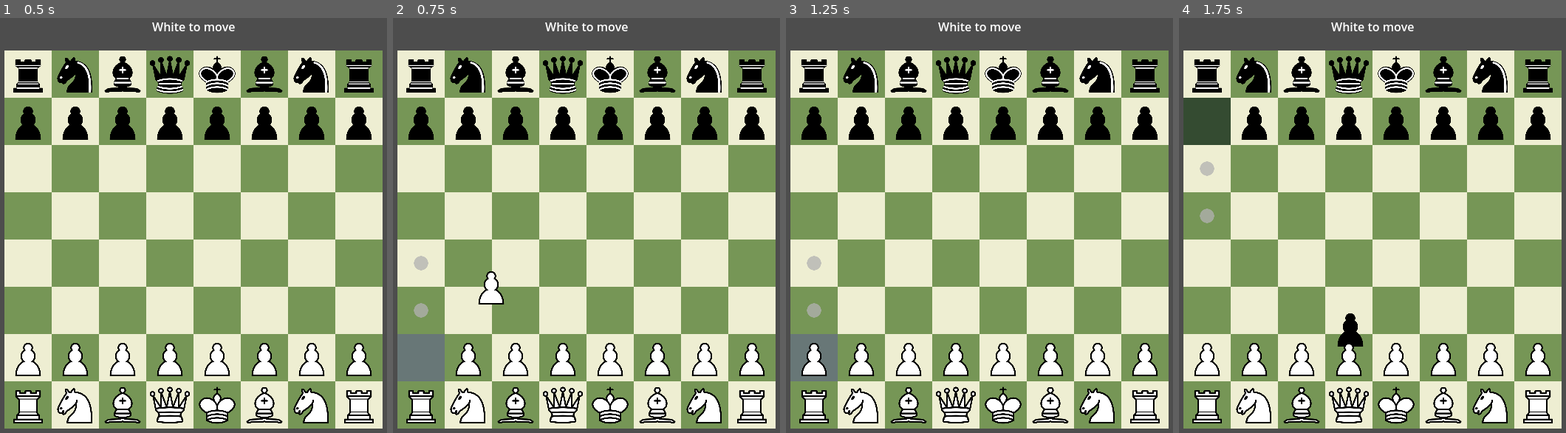
Above: before the commit, frames 1-4 (left to right).
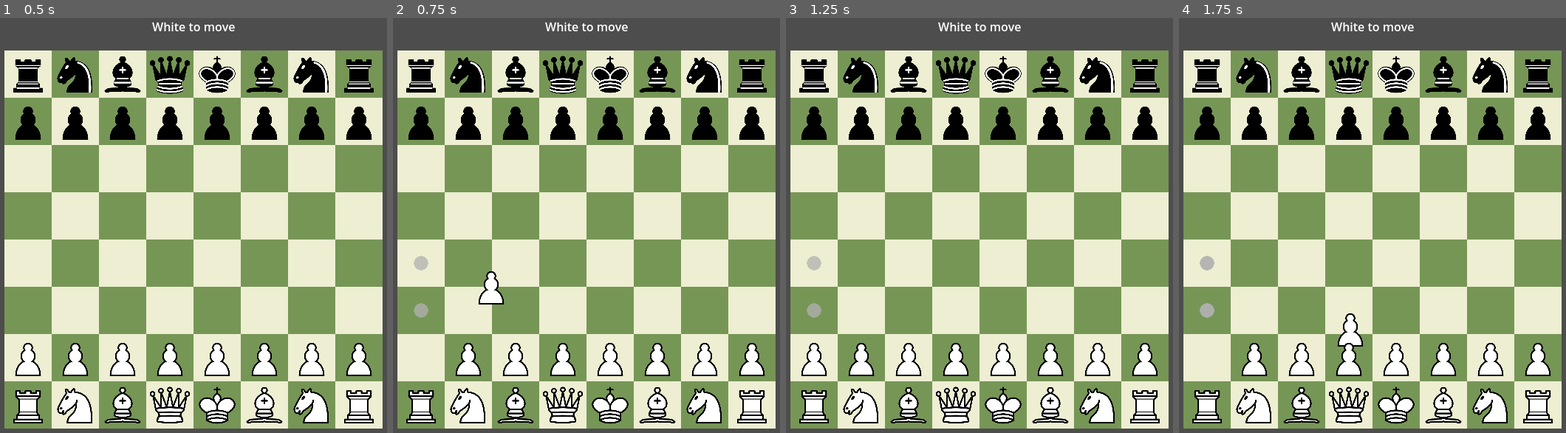
Above: after the commit, the same moments.

Repository: Lizard-Brain-Labs/chess-game
Game: Godot game, scene res://scenes/main.tscn
The game is run twice, just before and just after one commit, with the same random seed, the same clock (stepped at 60 frames per second) and the same inputs.
Inputs (mouse positions are in pixels of both pictures, inside the frame that each line leads up to):
- Up to frame 1 (0.5 s): no input
- Up to frame 2 (0.75 s): tap Enter at 0.5 s; drag from (420, 358) to (629, 142) at 0.52 s
- Up to frame 3 (1.25 s): no input
- Up to frame 4 (1.75 s): drag from (1206, 121) to (1349, 329) at 1.27 s

Frame 1 is identical in both runs. In frame 2, 1.4% of the frame differs, in the area x 1-14%, y 76-88%; in frame 3, 1.1%; in frame 4, 2.4%, in the area x 1-48%, y 19-87%.

Commit message:
Add en passant, refactor piece data as enums, make square root node control node

Diff:
--- a/classes/BoardState.gd
+++ b/classes/BoardState.gd
@@ -32,4 +32,6 @@
 
 		var piece_pos = piece.square.cell
 		state.grid[piece_pos.x][piece_pos.y] = piece
+		# If needed, clone piece data here instead of referencing the scene instance
+		# e.g., {"uid": piece.get_instance_id(), "type": piece.type, "color": piece.color, ...}
 	return state
--- a/classes/Move.gd
+++ b/classes/Move.gd
@@ -6,7 +6,7 @@
 var piece: Piece
 var captured_piece: Piece
 var castle: Move # A secondary move for castling (rook move)
-var is_en_passant: bool
+var en_passant_eligible: bool
 var promotion_type: String
 
 func _init(
@@ -14,7 +14,7 @@
     mv_to: Vector2i,
     mv_captured_piece: Piece = null,
     mv_castle: Move = null,
-    mv_is_en_passant: bool = false,
+    mv_enables_en_passant: bool = false,
     mv_promotion_type: String = "",
 ):
     self.from = mv_piece.square.cell
@@ -22,5 +22,5 @@
     self.piece = mv_piece
     self.captured_piece = mv_captured_piece
     self.castle = mv_castle
-    self.is_en_passant = mv_is_en_passant
+    self.en_passant_eligible = mv_enables_en_passant
     self.promotion_type = mv_promotion_type
--- a/classes/Piece.gd
+++ b/classes/Piece.gd
@@ -2,11 +2,14 @@
 # Represents a chess piece on the board
 
 signal piece_clicked(piece: Piece)
+enum colors { WHITE, BLACK }
+enum types { PAWN, KNIGHT, BISHOP, ROOK, QUEEN, KING }
 
-@export var type: String
-@export var color: String
+@export var type: types
+@export var color: colors
 var square: Square
 var has_moved: bool = false
+var can_en_passant: bool = false
 
 # Convenience constants oriented the correct direction for Y up
 const UP = Vector2i.LEFT
--- a/classes/Square.gd
+++ b/classes/Square.gd
@@ -1,3 +1,14 @@
-class_name Square extends ColorRect
+class_name Square extends Control
 
 var cell: Vector2i
+
+func _init(set_cell: Vector2i, sq_size: int, sq_color: Color) -> void:
+    cell = set_cell
+    name = "%s%d" % [char(cell.y + 97), 8 - cell.x]
+    size = Vector2(sq_size, sq_size)
+    var rect = ColorRect.new()
+    rect.color = sq_color
+    rect.size = Vector2(sq_size, sq_size)
+    add_child(rect)
+
+# now we can use mouse enter/exit signals on squares to easily handle deselecting pieces
--- a/pieces/bishop_black.tscn
+++ b/pieces/bishop_black.tscn
@@ -1,7 +1,7 @@
 [gd_scene load_steps=3 format=3 uid="uid://ogerbx64p5yp"]
 
 [ext_resource type="Texture2D" uid="uid://djv1klxfaq4lq" path="res://resources/Chess_bdt45.svg" id="1_axanw"]
-[ext_resource type="Script" uid="uid://b7pl2wao320wx" path="res://scripts/piece.gd" id="2_af4nc"]
+[ext_resource type="Script" uid="uid://b7pl2wao320wx" path="res://classes/Piece.gd" id="2_af4nc"]
 
 [node name="BishopBlack" type="Control"]
 layout_mode = 3
@@ -11,8 +11,8 @@
 offset_right = 32.0
 offset_bottom = 32.0
 script = ExtResource("2_af4nc")
-type = "bishop"
-color = "black"
+type = 2
+color = 1
 
 [node name="Sprite2D" type="Sprite2D" parent="."]
 position = Vector2(32, 32)
--- a/pieces/bishop_white.tscn
+++ b/pieces/bishop_white.tscn
@@ -1,7 +1,7 @@
 [gd_scene load_steps=3 format=3 uid="uid://c4duy5aivihrm"]
 
 [ext_resource type="Texture2D" uid="uid://tormev7scpo7" path="res://resources/Chess_blt45.svg" id="1_6siiq"]
-[ext_resource type="Script" uid="uid://b7pl2wao320wx" path="res://scripts/piece.gd" id="1_a3jxy"]
+[ext_resource type="Script" uid="uid://b7pl2wao320wx" path="res://classes/Piece.gd" id="1_a3jxy"]
 
 [node name="BishopWhite" type="Control"]
 layout_mode = 3
@@ -9,8 +9,7 @@
 offset_right = 64.0
 offset_bottom = 64.0
 script = ExtResource("1_a3jxy")
-type = "bishop"
-color = "white"
+type = 2
 
 [node name="Sprite2D" type="Sprite2D" parent="."]
 position = Vector2(32, 32)
--- a/pieces/king_black.tscn
+++ b/pieces/king_black.tscn
@@ -1,6 +1,6 @@
 [gd_scene load_steps=3 format=3 uid="uid://b5e3msofqelex"]
 
-[ext_resource type="Script" uid="uid://b7pl2wao320wx" path="res://scripts/piece.gd" id="1_h0ru5"]
+[ext_resource type="Script" uid="uid://b7pl2wao320wx" path="res://classes/Piece.gd" id="1_h0ru5"]
 [ext_resource type="Texture2D" uid="uid://dwkkm4hbixjiu" path="res://resources/Chess_kdt45.svg" id="1_wjufy"]
 
 [node name="KingBlack" type="Control"]
@@ -9,8 +9,8 @@
 offset_right = 64.0
 offset_bottom = 64.0
 script = ExtResource("1_h0ru5")
-type = "king"
-color = "black"
+type = 5
+color = 1
 
 [node name="Sprite2D" type="Sprite2D" parent="."]
 position = Vector2(32, 32)
--- a/pieces/king_white.tscn
+++ b/pieces/king_white.tscn
@@ -1,7 +1,7 @@
 [gd_scene load_steps=3 format=3 uid="uid://dx6lyr1qpndfi"]
 
 [ext_resource type="Texture2D" uid="uid://cnboff7w0ign7" path="res://resources/Chess_klt45.svg" id="1_uu3d1"]
-[ext_resource type="Script" uid="uid://b7pl2wao320wx" path="res://scripts/piece.gd" id="1_wn7e7"]
+[ext_resource type="Script" uid="uid://b7pl2wao320wx" path="res://classes/Piece.gd" id="1_wn7e7"]
 
 [node name="KingWhite" type="Control"]
 layout_mode = 3
@@ -9,8 +9,7 @@
 offset_right = 64.0
 offset_bottom = 64.0
 script = ExtResource("1_wn7e7")
-type = "king"
-color = "white"
+type = 5
 
 [node name="Sprite2D" type="Sprite2D" parent="."]
 position = Vector2(32, 32)
--- a/pieces/knight_black.tscn
+++ b/pieces/knight_black.tscn
@@ -1,7 +1,7 @@
 [gd_scene load_steps=3 format=3 uid="uid://da41tfirvbps7"]
 
 [ext_resource type="Texture2D" uid="uid://c3vieb8x61iad" path="res://resources/Chess_ndt45.svg" id="1_4tpnu"]
-[ext_resource type="Script" uid="uid://b7pl2wao320wx" path="res://scripts/piece.gd" id="1_lya7y"]
+[ext_resource type="Script" uid="uid://b7pl2wao320wx" path="res://classes/Piece.gd" id="1_lya7y"]
 
 [node name="KnightBlack" type="Control"]
 layout_mode = 3
@@ -9,8 +9,8 @@
 offset_right = 64.0
 offset_bottom = 64.0
 script = ExtResource("1_lya7y")
-type = "knight"
-color = "black"
+type = 1
+color = 1
 
 [node name="Sprite2D" type="Sprite2D" parent="."]
 position = Vector2(32, 32)
--- a/pieces/knight_white.tscn
+++ b/pieces/knight_white.tscn
@@ -1,6 +1,6 @@
 [gd_scene load_steps=3 format=3 uid="uid://beofx00i06a74"]
 
-[ext_resource type="Script" uid="uid://b7pl2wao320wx" path="res://scripts/piece.gd" id="1_iepny"]
+[ext_resource type="Script" uid="uid://b7pl2wao320wx" path="res://classes/Piece.gd" id="1_iepny"]
 [ext_resource type="Texture2D" uid="uid://do4lhl0k1th2w" path="res://resources/Chess_nlt45.svg" id="1_sysm8"]
 
 [node name="KnightWhite" type="Control"]
@@ -9,8 +9,7 @@
 offset_right = 64.0
 offset_bottom = 64.0
 script = ExtResource("1_iepny")
-type = "knight"
-color = "white"
+type = 2
 
 [node name="Sprite2D" type="Sprite2D" parent="."]
 position = Vector2(32, 32)
--- a/pieces/pawn_black.tscn
+++ b/pieces/pawn_black.tscn
@@ -1,7 +1,7 @@
 [gd_scene load_steps=3 format=3 uid="uid://ijya48bsldap"]
 
 [ext_resource type="Texture2D" uid="uid://cdxlrmc81mwd2" path="res://resources/Chess_pdt45.svg" id="1_78emf"]
-[ext_resource type="Script" uid="uid://b7pl2wao320wx" path="res://scripts/piece.gd" id="1_adrxs"]
+[ext_resource type="Script" uid="uid://b7pl2wao320wx" path="res://classes/Piece.gd" id="1_adrxs"]
 
 [node name="PawnBlack" type="Control"]
 layout_mode = 3
@@ -10,7 +10,7 @@
 offset_bottom = 64.0
 script = ExtResource("1_adrxs")
 type = "pawn"
-color = "black"
+color = 1
 
 [node name="Sprite2D" type="Sprite2D" parent="."]
 position = Vector2(32, 32)
--- a/pieces/queen_black.tscn
+++ b/pieces/queen_black.tscn
@@ -1,6 +1,6 @@
 [gd_scene load_steps=3 format=3 uid="uid://d1652qfks4m4n"]
 
-[ext_resource type="Script" uid="uid://b7pl2wao320wx" path="res://scripts/piece.gd" id="1_44ksp"]
+[ext_resource type="Script" uid="uid://b7pl2wao320wx" path="res://classes/Piece.gd" id="1_44ksp"]
 [ext_resource type="Texture2D" uid="uid://0y4xt7rninkt" path="res://resources/Chess_qdt45.svg" id="1_j234a"]
 
 [node name="QueenBlack" type="Control"]
@@ -9,8 +9,8 @@
 offset_right = 64.0
 offset_bottom = 64.0
 script = ExtResource("1_44ksp")
-type = "queen"
-color = "black"
+type = 4
+color = 1
 
 [node name="Sprite2D" type="Sprite2D" parent="."]
 position = Vector2(32, 32)
--- a/pieces/queen_white.tscn
+++ b/pieces/queen_white.tscn
@@ -9,8 +9,7 @@
 offset_right = 64.0
 offset_bottom = 64.0
 script = ExtResource("1_ko3rm")
-type = "queen"
-color = "white"
+type = 4
 
 [node name="Sprite2D" type="Sprite2D" parent="."]
 position = Vector2(32, 32)
--- a/pieces/rook_black.tscn
+++ b/pieces/rook_black.tscn
@@ -1,6 +1,6 @@
 [gd_scene load_steps=3 format=3 uid="uid://cipka3vfcg08s"]
 
-[ext_resource type="Script" uid="uid://b7pl2wao320wx" path="res://scripts/piece.gd" id="1_7pqbu"]
+[ext_resource type="Script" uid="uid://b7pl2wao320wx" path="res://classes/Piece.gd" id="1_7pqbu"]
 [ext_resource type="Texture2D" uid="uid://djup3bo4j865r" path="res://resources/Chess_rdt45.svg" id="1_c7s38"]
 
 [node name="RookBlack" type="Control"]
@@ -9,8 +9,8 @@
 offset_right = 64.0
 offset_bottom = 64.0
 script = ExtResource("1_7pqbu")
-type = "rook"
-color = "black"
+type = 3
+color = 1
 
 [node name="Sprite2D" type="Sprite2D" parent="."]
 position = Vector2(32, 32)
--- a/pieces/rook_white.tscn
+++ b/pieces/rook_white.tscn
@@ -1,7 +1,7 @@
 [gd_scene load_steps=3 format=3 uid="uid://qeftsmt2y5lx"]
 
 [ext_resource type="Texture2D" uid="uid://dic1ose7qes04" path="res://resources/Chess_rlt45.svg" id="1_5h2io"]
-[ext_resource type="Script" uid="uid://b7pl2wao320wx" path="res://scripts/piece.gd" id="1_l2ufa"]
+[ext_resource type="Script" uid="uid://b7pl2wao320wx" path="res://classes/Piece.gd" id="1_l2ufa"]
 
 [node name="RookWhite" type="Control"]
 layout_mode = 3
@@ -11,8 +11,7 @@
 offset_right = 32.0
 offset_bottom = 32.0
 script = ExtResource("1_l2ufa")
-type = "rook"
-color = "white"
+type = 3
 
 [node name="Sprite2D" type="Sprite2D" parent="."]
 position = Vector2(32, 32)
--- a/scripts/MoveGenerator.gd
+++ b/scripts/MoveGenerator.gd
@@ -12,26 +12,28 @@
 const SE = SOUTH + EAST
 const SW = SOUTH + WEST
 
+const types = Piece.types
+
 static func get_moves(piece: Piece, board_state: BoardState) -> Array[Move]:
 	match piece.type:
-		"pawn":
+		types.PAWN:
 			return _get_pawn_moves(piece, board_state)
-		"rook":
+		types.ROOK:
 			return _get_moves_in_directions(
 				board_state, piece, [NORTH, SOUTH, WEST, EAST]
 			)
-		"bishop":
+		types.BISHOP:
 			return _get_moves_in_directions(
 				board_state, piece, [NE, NW, SE, SW]
 			)
-		"queen":
+		types.QUEEN:
 			return _get_moves_in_directions(
 				board_state, piece,
 				[NORTH, SOUTH, WEST, EAST, NE, NW, SE, SW]
 			)
-		"knight":
+		types.KNIGHT:
 			return _get_knight_moves(piece, board_state)
-		"king":
+		types.KING:
 			return _get_king_moves(piece, board_state)
 		_:
 			print("Unknown piece type: %s" % piece.type)
@@ -39,7 +41,7 @@
 
 static func _get_pawn_moves(piece: Piece, board_state: BoardState) -> Array:
 	var moves: Array[Move] = []
-	var dir = NORTH if piece.color == "white" else SOUTH
+	var dir = NORTH if piece.color == 0 else SOUTH
 	var pos = piece.square.cell
 	var next = pos + dir
 	if board_state.is_within_bounds(next) and board_state.get_piece_at(next) == null:
@@ -47,7 +49,7 @@
 		# Double move if pawn hasn't moved yet
 		var double_next = next + dir
 		if not piece.has_moved and board_state.get_piece_at(double_next) == null:
-			moves.append(Move.new(piece, double_next))
+			moves.append(Move.new(piece, double_next, null, null, true))
 	# Captures
 	for diag in [dir + EAST, dir + WEST]:
 		var target = pos + diag
@@ -55,7 +57,15 @@
 			var occupant = board_state.get_piece_at(target)
 			if occupant and occupant.color != piece.color:
 				moves.append(Move.new(piece, target, occupant))
-	# En passant ...
+	# En passant
+	for side in [EAST, WEST]:
+		var side_pos = pos + side
+		if board_state.is_within_bounds(side_pos):
+			var side_piece = board_state.get_piece_at(side_pos)
+			print("Checking en passant for ", piece.name, " against ", side_piece, " at ", side_pos, "\nEligible: ", side_piece.can_en_passant if side_piece else "N/A")
+			if side_piece and side_piece.type == types.PAWN and side_piece.color != piece.color and side_piece.can_en_passant:
+				var ep_target = side_pos + dir
+				moves.append(Move.new(piece, ep_target, side_piece))
 
 	# Promotion ...
 
@@ -116,7 +126,7 @@
 	# Castling
 	var kingside_rook_pos = Vector2i(row, 7)
 	var kingside_rook = board_state.get_piece_at(kingside_rook_pos)
-	if kingside_rook and kingside_rook.type == "rook" and kingside_rook.color == color and not kingside_rook.has_moved:
+	if kingside_rook and kingside_rook.type == types.ROOK and kingside_rook.color == color and not kingside_rook.has_moved:
 		var clear = true
 		for y in range(col + 1, 7):
 			if board_state.get_piece_at(Vector2i(row, y)) != null:
@@ -129,7 +139,7 @@
 	# Queenside castling
 	var queenside_rook_pos = Vector2i(row, 0)
 	var queenside_rook = board_state.get_piece_at(queenside_rook_pos)
-	if queenside_rook and queenside_rook.type == "rook" and queenside_rook.color == color and not queenside_rook.has_moved:
+	if queenside_rook and queenside_rook.type == types.ROOK and queenside_rook.color == color and not queenside_rook.has_moved:
 		var clear = true
 		for y in range(col - 1, 0, -1):
 			if board_state.get_piece_at(Vector2i(row, y)) != null:
--- a/scripts/chessboard.gd
+++ b/scripts/chessboard.gd
@@ -16,15 +16,13 @@
 func _create_board():
 	for rank in range(8):
 		for file in range(8):
-			var square = Square.new()
+			var color: Color
 			if (rank + file) % 2 == 0:
-				square.color = board_color_light
+				color = board_color_light
 			else:
-				square.color = board_color_dark
-			square.cell = Vector2i(rank, file)
-			square.size = Vector2(square_size, square_size)
+				color = board_color_dark
+			var square = Square.new(Vector2i(rank, file), square_size, color)
 			square.position = Vector2i(file * square_size, rank * square_size)
-			square.name = "%s%d" % [char(file + 97), 8 - rank]
 			squares[square.cell] = square
 			add_child(square)
 
--- a/scripts/main.gd
+++ b/scripts/main.gd
@@ -2,6 +2,7 @@
 
 const files = ['a', 'b', 'c', 'd', 'e', 'f', 'g', 'h']
 const piece_order = ["rook", "knight", "bishop", "queen", "king", "bishop", "knight", "rook"]
+const types = Piece.types
 const piece_scenes = {
 	"pawn_white": preload("res://pieces/pawn_white.tscn"),
 	"pawn_black": preload("res://pieces/pawn_black.tscn"),
@@ -17,6 +18,8 @@
 	"king_black": preload("res://pieces/king_black.tscn")
 }
 const move_marker = preload("res://scenes/move_marker.tscn")
+const colors = Piece.colors
+
 @onready var board = $chessboard
 @onready var debug_label: Label = %"debug label"
 var selected_piece : Piece = null
@@ -25,7 +28,7 @@
 var move_choices = {}
 var markers:Array[Control] = []
 var board_state : BoardState
-var white_turn = true
+var player_turn: colors = colors.WHITE
 
 func _ready():
 	# load default position
@@ -47,6 +50,8 @@
 		_release_piece()
 
 func _on_piece_clicked(piece: Piece) -> void:
+	if piece.color != player_turn:
+		return
 	selected_piece = piece
 	_remove_markers()
 
@@ -94,9 +99,13 @@
 	if move.captured_piece:
 		print("Capturing ", move.captured_piece.name)
 		move.captured_piece.queue_free()
+	elif move.en_passant_eligible:
+		piece.can_en_passant = true
+		print(piece.name, " can be captured en passant next turn")
 	elif move.castle:
 		print("Castling, moving rook:")
 		_move_selected_piece(move.castle)
+		return # avoid double cleanup and turn advance
 	_cleanup_post_move()
 	_next_turn()
 
@@ -154,8 +163,14 @@
 	move_choices.clear()
 
 func _next_turn() -> void:
-	white_turn = not white_turn
-	if white_turn:
+	if player_turn == colors.WHITE:
+		player_turn = colors.BLACK
+		debug_label.text = "Black to move"
+	else:
+		player_turn = colors.WHITE
 		debug_label.text = "White to move"
-	else:
-		debug_label.text = "Black to move"
+
+	# clear en passant eligible for opponent's pawns
+	for piece in board.get_children():
+		if piece is Piece and piece.type == types.PAWN and piece.color == player_turn:
+			piece.can_en_passant = false
